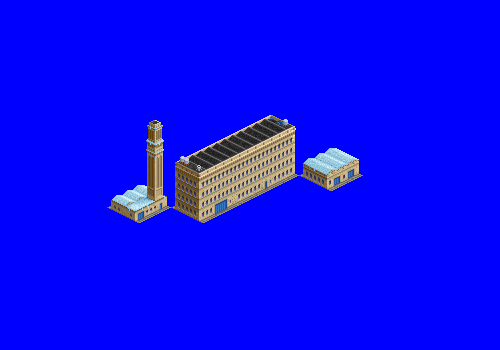
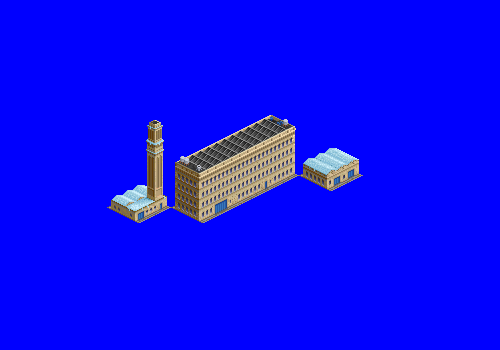
Comparing the layer stacks of the two w=500, h=350 images. Changes:
painted on "mill building" over [189, 119, 287, 169]
